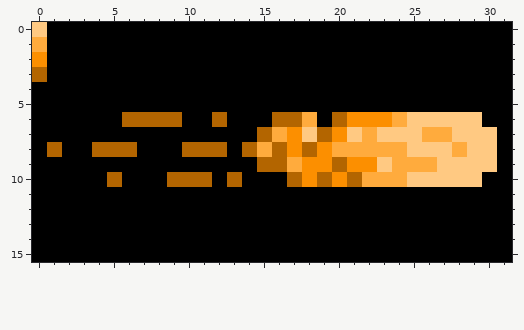
Two states of a pixel-art file, Fireball.aseprite. This is how it looked before the edit.
32x16 pixels, 1 frame.
New version:
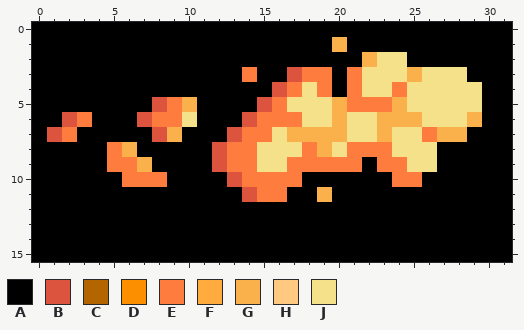
Palette (. is transparent): A #000000  B #dc533e  C #b36500  D #fc8f00  E #fd7c3e  F #ffab3d  G #fbb14b  H #ffc982  J #f5e189
Commit: Update Fireball.aseprite Complete pump fireball with other palette
Changes in this commit:
layer "Palette" now hidden
layer "FastFireball" now hidden
The edit turns colour C into colour A in row 3 at x 0; in row 6 at x 6 and 12; in row 8 at x 1, 4 and 10 to 11; in row 10 at x 5, 9 to 11, 19 and 21.
The edit turns colour D into colour A in row 2 at x 0; in row 9 at x 22; in row 10 at x 18 and 20.
The edit turns colour F into colour A in row 1 at x 0; in row 8 at x 28; in row 10 at x 22 to 23.
The edit turns colour H into colour A in row 0 at x 0; in row 7 at x 29 to 30; in row 8 at x 27 and 29 to 30; in row 9 at x 27 to 30; in row 10 at x 26 to 29.
The edit turns colour A into colour B in row 3 at x 17; in row 4 at x 16; in row 5 at x 8 and 15; in row 6 at x 2 and 14; in row 7 at x 1, 8 and 13; in row 9 at x 12.
The edit turns colour A into colour B in row 11 at x 14.
The edit turns colour C into colour B in row 6 at x 7; in row 8 at x 12; in row 10 at x 13.
The edit turns colour A into colour E in row 3 at x 14, 18 to 19 and 21; in row 4 at x 17, 19, 21 and 24; in row 5 at x 9, 16 and 21 to 23; in row 6 at x 3 and 15; in row 7 at x 2 and 14; in row 8 at x 13.
The edit turns colour A into colour E in row 9 at x 5 to 6 and 13 to 14; in row 10 at x 6 to 8 and 14 to 16; in row 11 at x 15 to 16.
The edit turns colour C into colour E in row 6 at x 8 to 9 and 16 to 17; in row 7 at x 15; in row 8 at x 5, 14 and 18; in row 9 at x 20; in row 10 at x 17.
The edit turns colour D into colour E in row 9 at x 18 to 19 and 21.
The edit turns colour F into colour E in row 7 at x 26; in row 8 at x 21 to 23; in row 9 at x 17 and 24; in row 10 at x 24.
The edit turns colour H into colour E in row 9 at x 23; in row 10 at x 25.
The edit turns colour A into colour G in row 1 at x 20; in row 2 at x 22; in row 3 at x 25; in row 5 at x 10, 20 and 24; in row 7 at x 9; in row 9 at x 7.
The edit turns colour A into colour G in row 11 at x 19.
The edit turns colour C into colour G in row 6 at x 20; in row 7 at x 19; in row 8 at x 6.
The edit turns colour D into colour G in row 6 at x 23; in row 7 at x 17 and 20; in row 8 at x 19.
The edit turns colour F into colour G in row 6 at x 24; in row 7 at x 27.
The edit turns colour H into colour G in row 6 at x 25 and 29; in row 7 at x 18, 23 and 28.
The edit turns colour A into colour J in row 2 at x 23 to 24; in row 3 at x 22 to 24 and 26 to 28; in row 4 at x 18, 22 to 23 and 25 to 29; in row 5 at x 17 to 19 and 25 to 29; in row 6 at x 10 and 19.
The edit turns colour C into colour J in row 8 at x 16; in row 9 at x 15 to 16.
The edit turns colour D into colour J in row 6 at x 21 to 22; in row 8 at x 17.
The edit turns colour F into colour J in row 6 at x 18; in row 7 at x 16 and 22; in row 8 at x 15, 20 and 24; in row 9 at x 25 to 26.
The edit turns colour H into colour J in row 6 at x 26 to 28; in row 7 at x 21 and 24 to 25; in row 8 at x 25 to 26.
Where, in picture pixels (left, top, right, bottom), the same in both pictures:
changed: (32, 22, 497, 202)
